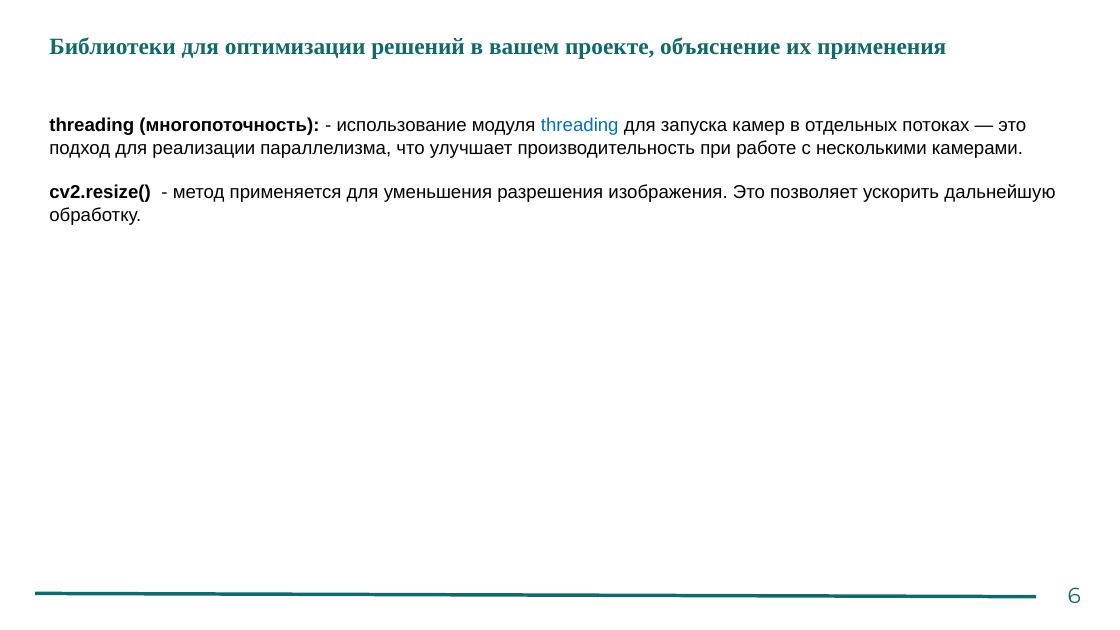
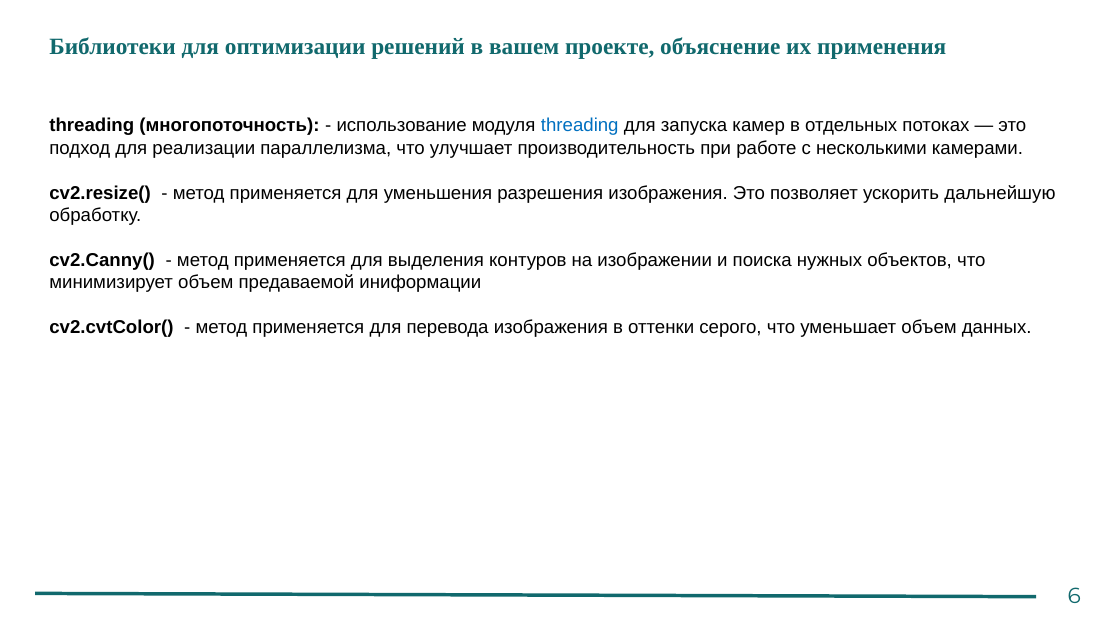
Before and after one commit to pastrelt/Diploma, a slide deck: slide 8 of Python_разработка_для_БПЛА_паттерны_проектирования,_API_интерфейсы+(6) [Автосохраненный].pptx. Drawn at 1120x630 pixels with LibreOffice and Linux fonts; fonts in the diff are those of the drawing. Boxes give left, top, right and bottom in pixels: in the first picture for what was removed or moved away, otherwise in the second. Text is boxed around its words. In the diff, an @@ line names an element or a change of style, - is before the commit and + after.

```diff
--- a/Python_разработка_для_БПЛА_паттерны_проектирования,_API_интерфейсы+(6) [Автосохраненный].pptx
+++ b/Python_разработка_для_БПЛА_паттерны_проектирования,_API_интерфейсы+(6) [Автосохраненный].pptx
@@ text at (49,252,1032,337): paragraphs added @@
+cv2.Canny() - метод применяется для выделения контуров на изображении и поиска нужных объектов, что минимизирует объем предаваемой иниформации
+cv2.cvtColor() - метод применяется для перевода изображения в оттенки серого, что уменьшает объем данных.
```
Also in this commit, not shown: 2 other slides changed, 5 other files.
